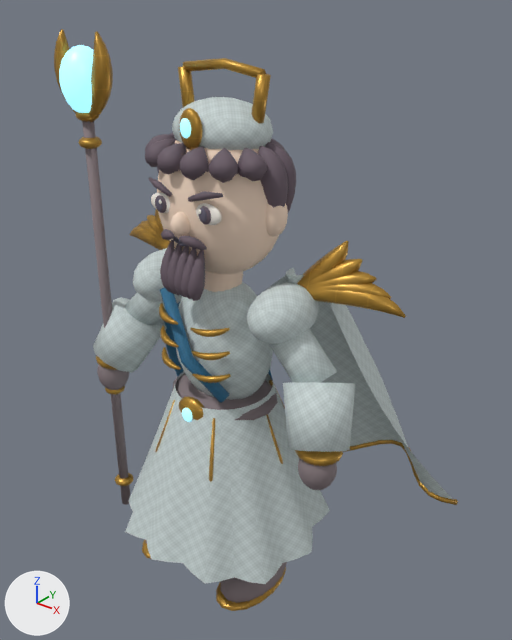
The glTF model samkok/web/models/21-e2.glb: old version first, new version second.
Rendered twice from a 50 mm lens placed at (2.43, -2.74, 3.54), pointed at (0.06, 0.23, 1.7). The lights are fixed; the arrows at lower left show +X, +Y and +Z. The first picture is the older version. Vertices at exactly the same position are counted once.

Names of what the first picture shows: '21_T2_Tide Chancellor_Mesh'.
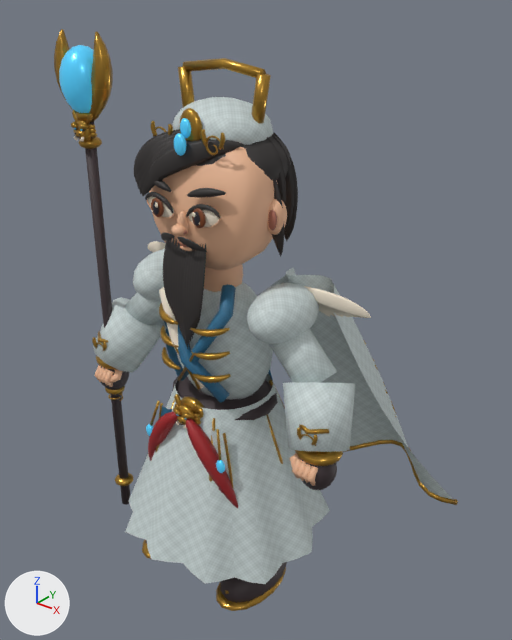
Where the change shows, as pixel boxes (x1, y1, x2, y2) in the pictures (512 x 640 px; the box of a moved part takes in the faces that stretch with it):
'21_T2_Tide Chancellor_Mesh', recoloured, reshaped
    both: (54, 29, 458, 611)
part 1 of me_21_t2_tide_chancellor_mesh, added
    after: (173, 407, 181, 415)
part 2 of me_21_t2_tide_chancellor_mesh, moved or reshaped (not visible afterwards)
    before: (238, 148, 268, 181)
part 3 of me_21_t2_tide_chancellor_mesh, added
    after: (182, 413, 193, 419)
part 4 of me_21_t2_tide_chancellor_mesh, moved or reshaped
    before: (145, 134, 174, 153)
    after: (193, 413, 200, 418)
part 5 of me_21_t2_tide_chancellor_mesh, moved or reshaped (not visible afterwards)
    before: (269, 139, 284, 149)
part 6 of me_21_t2_tide_chancellor_mesh, added
    after: (297, 427, 301, 440)
part 7 of me_21_t2_tide_chancellor_mesh, reshaped
    before: (130, 132, 406, 421)
    after: (71, 110, 396, 597)
part 8 of me_21_t2_tide_chancellor_mesh, recoloured (darker)
    before: (59, 45, 192, 422)
    after: (59, 45, 191, 138)

Patch to the scene script:
```diff
--- a/samkok/web/models/21-e2.glb.py
+++ b/samkok/web/models/21-e2.glb.py
@@ mat_warm_skin_001 @@
 mat_warm_skin_001 = principled_material('Warm skin.001')
-mat_warm_skin_001.base_color = (0.937, 0.725, 0.573)  # beige #f8ddc7
+mat_warm_skin_001.base_color = (0.847, 0.485, 0.301)  # beige #edb995
 mat_warm_skin_001.roughness = 0.72
@@ mat_boot_leather_001 @@
 mat_boot_leather_001 = principled_material('Boot leather.001')
-mat_boot_leather_001.base_color = (0.235, 0.188, 0.2)  # grey #85787c
+mat_boot_leather_001.base_color = (0.0452, 0.0296, 0.0331)  # dark grey #3c3033
 mat_boot_leather_001.roughness = 0.72
@@ mat_jade_and_gemstone_55cfff_001 @@
+mat_jade_and_gemstone_55cfff_001 = principled_material('Jade and gemstone 55cfff.001')
+mat_jade_and_gemstone_55cfff_001.base_color = (0.0908, 0.624, 1.0)  # cyan #55cfff
+mat_jade_and_gemstone_55cfff_001.metallic = 0.25
+mat_jade_and_gemstone_55cfff_001.roughness = 0.28
+mat_jade_and_gemstone_55cfff_001.emission_color = (0.0164, 0.112, 0.18)  # dark cyan #235e76
+mat_jade_and_gemstone_55cfff_001.emission_strength = 1.0
@@ me_21_t2_tide_chancellor_mesh @@
-me_21_t2_tide_chancellor_mesh.from_pydata(...)  # 10412 vertices, 19136 faces; spans x -1.22..1.22, y -0.67..0.97, z 0.02..3.28
+me_21_t2_tide_chancellor_mesh.from_pydata(...)  # 28084 vertices, 52352 faces; spans x -1.22..1.22, y -0.67..0.97, z 0.02..3.28
+# me_21_t2_tide_chancellor_mesh part 1: the loose piece of 54 vertices spanning x -0.26..-0.05, y -0.32..-0.23, z 1.55..1.61 is copied, and the copy is multiplied about its middle by the matrix ((0.295, 0.037, -0.052), (0.13, 0.616, -0.108), (-0.02, -0.236, 0.654)), then moved by (0.12, -0.08, -0.26); it spans x -0.07..-0.01, y -0.38..-0.34, z 1.31..1.34
+# me_21_t2_tide_chancellor_mesh part 2: the loose piece of 54 vertices spanning x 0.24..0.39, y -0.18..-0.05, z 2.66..2.8 is multiplied about its middle by the matrix ((-0.177, 0.125, 0.066), (0.072, 0.171, -0.132), (-0.122, -0.082, -0.173)), then moved by (-0.39, -0.21, -1.41), in mat_antique_gold_001
+# me_21_t2_tide_chancellor_mesh part 3: the loose piece of 54 vertices spanning x 0.05..0.26, y -0.32..-0.23, z 1.55..1.61 is copied, and the copy is multiplied about its middle by the matrix ((0.295, -0.037, 0.052), (-0.13, 0.616, -0.108), (0.02, -0.236, 0.654)), then moved by (-0.12, -0.08, -0.26); it spans x 0.01..0.07, y -0.38..-0.34, z 1.31..1.34
+# me_21_t2_tide_chancellor_mesh part 4: the loose piece of 54 vertices spanning x -0.39..-0.24, y -0.18..-0.05, z 2.66..2.8 is multiplied about its middle by the matrix ((-0.177, -0.125, -0.066), (-0.072, 0.171, -0.132), (0.122, -0.082, -0.173)), then moved by (0.39, -0.21, -1.41), in mat_antique_gold_001
+# me_21_t2_tide_chancellor_mesh part 5: the loose piece of 54 vertices spanning x 0.14..0.3, y 0.14..0.28, z 2.39..2.79 is scaled about its middle by (-0.175, 0.122, -0.131), then moved by (-0.43, -0.53, -1.51), in mat_antique_gold_001
+# me_21_t2_tide_chancellor_mesh part 6: the loose piece of 54 vertices spanning x 0.35..1.01, y 0.09..0.26, z 1.97..2.12 is copied, and the copy is multiplied about its middle by the matrix ((-0.017, -0.006, -0.098), (-0.021, 0.097, -0.003), (0.096, 0.02, -0.018)), then moved by (0.06, -0.45, -0.59); it spans x 0.73..0.76, y -0.28..-0.26, z 1.43..1.5
+# me_21_t2_tide_chancellor_mesh part 7: 74 vertices moved within x -0.82..0.62, y -0.34..0.25, z 1.12..2.79; 3715 vertices removed from x -1.01..1.01, y -0.36..0.33, z 1.97..2.87; 20253 vertices added at x -0.89..0.88, y -0.41..0.71, z 0.16..2.89
+# me_21_t2_tide_chancellor_mesh part 8: 909 faces spanning x -0.93..0.04, y -0.34..-0.05, z 1.25..3.21 switch from mat_magic_55cfff_001 (cyan #9ce9ff, glowing cyan #9ce9ff) to mat_jade_and_gemstone_55cfff_001 (cyan #55cfff, glowing dark cyan #235e76)
+# other edits to the shape of me_21_t2_tide_chancellor_mesh do not show in these pictures
 me_21_t2_tide_chancellor_mesh.materials.append(mat_silk_dce9e8_001)
@@ me_21_t2_tide_chancellor_mesh @@
 me_21_t2_tide_chancellor_mesh.materials.append(mat_antique_gold_001)
-me_21_t2_tide_chancellor_mesh.materials.append(mat_hair_251b22_001)  # dark grey #6a5c66
 me_21_t2_tide_chancellor_mesh.materials.append(mat_warm_skin_001)
@@ me_21_t2_tide_chancellor_mesh @@
 me_21_t2_tide_chancellor_mesh.materials.append(mat_boot_leather_001)
+me_21_t2_tide_chancellor_mesh.materials.append(mat_hair_302c2b_001)  # dark grey #302c2b
+me_21_t2_tide_chancellor_mesh.materials.append(mat_amber_iris_001)  # brown #79401d
+me_21_t2_tide_chancellor_mesh.materials.append(mat_lip_and_ear_warmth_001)  # brown #a96b59
+me_21_t2_tide_chancellor_mesh.materials.append(mat_crimson_silk_ties_001)  # red #9d1f23
```
